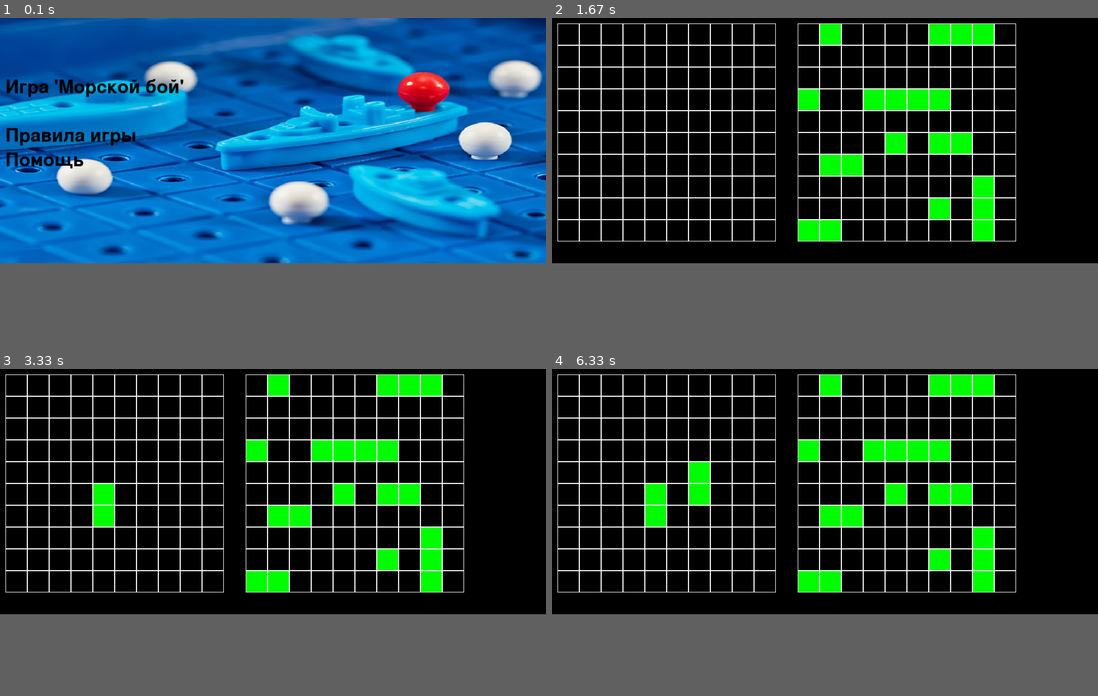
Above: before the commit, frames 1-4 (two rows, left to right).
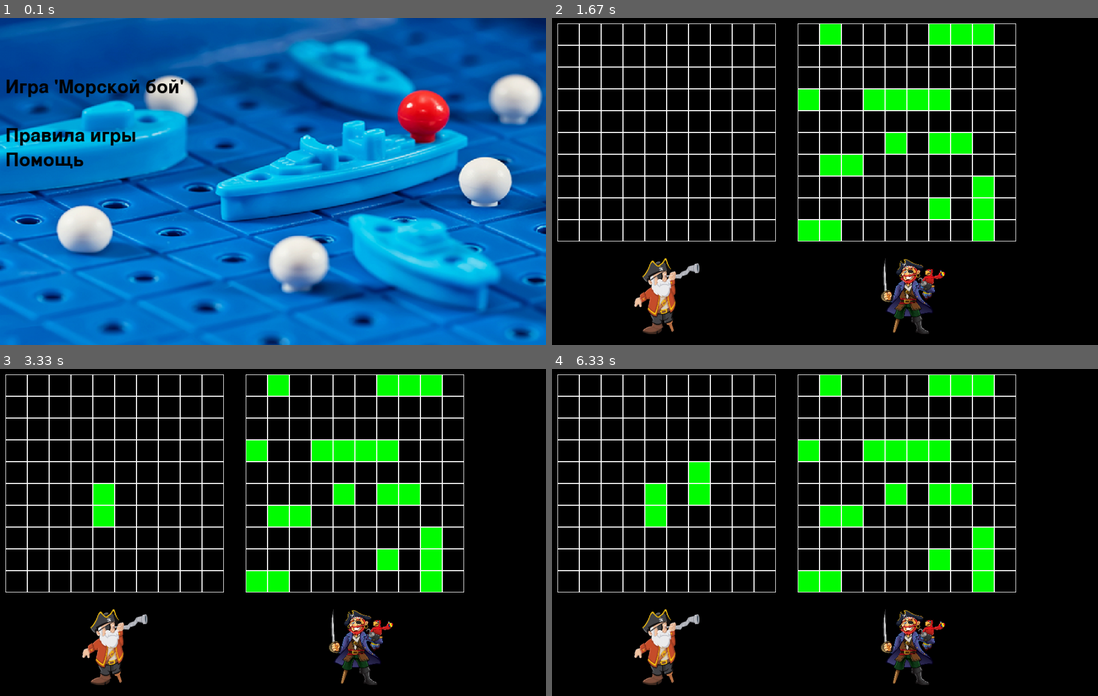
Above: after the commit, the same moments.

Repository: EkaterinaKopytina-Zhemchuzhnikova/pygame_project
Game: pygame game, started from board.py
Same seed, same stepped clock (60 frames per second), same inputs: the game is played once before the commit and once after it.
Inputs (mouse positions are in pixels of both pictures, inside the frame that each line leads up to):
- Up to frame 1 (0.1 s): no input
- Up to frame 2 (1.67 s): hold Right 0.33-0.8 s; tap 2 at 0.83 s
- Up to frame 3 (3.33 s): click (273, 552) at 1.72 s; click (103, 483) at 3.05 s
- Up to frame 4 (6.33 s): click (693, 467) at 6.18 s
In our replay, the window is 900x405 before the commit and 900x540 after it. These sizes can differ from the game's own. Grey fills any space a smaller window leaves; there, only what the larger window draws over its background counts as a difference.

The runs differ from the first frame. In frame 1, 50% of the frame differs, in the area x 0-100%, y 2-100%; in frame 2, 2.4%; in frame 3, 2.4%; in frame 4, 2.4%.

Commit message:
с героями-пиратами

Diff:
--- a/board.py
+++ b/board.py
@@ -2,7 +2,7 @@
 from random import randint, choice
 
 pygame.init()
-size = WIDTH, HEIGHT = 1000, 450
+size = WIDTH, HEIGHT = 1000, 600
 screen = pygame.display.set_mode(size)
 
 
@@ -484,7 +484,7 @@
     text_w = text.get_width()
     text_h = text.get_height()
 
-    create_particles((text_x, text_y, text_w, text_h))
+    create_baloon((text_x, text_y, text_w, text_h))
 
     clock = pygame.time.Clock()
     while True:
@@ -502,12 +502,12 @@
 all_sprites = pygame.sprite.Group()
 
 
-class Particle(pygame.sprite.Sprite):
+class Baloon(pygame.sprite.Sprite):
     img = [load_image("fei2.png", -1)]
     for scale in (5, 10, 20):
         img.append(pygame.transform.scale(img[0], (scale, scale)))
 
-    def __init__(self, dx, dy, mess_rect):
+    def __init__(self, mess_rect):
         super().__init__(all_sprites)
         self.image = choice(self.img)
         self.rect = self.image.get_rect()
@@ -518,18 +518,17 @@
                 break
 
     def update(self):
-        self.rect.y = self.rect.y - 1
+        self.rect.y -= 1
         if self.rect.colliderect(self.mess_rect):
             self.kill()
 
 
-def create_particles(mess_rect):
-    particle_count = 30
-    numbers = range(-5, 6)
-    for _ in range(particle_count):
-        Particle(choice(numbers), choice(numbers), mess_rect)
-
-
+def create_baloon(mess_rect):
+    baloon_count = 30
+    for _ in range(baloon_count):
+        Baloon(mess_rect)
+
+# congradulations('people')
 start_screen()
 my_board = MyBoard(10, 10)
 my_board.set_view(10, 10, 40)
@@ -564,6 +563,10 @@
                 one, two, three, four = False, False, False, True
 
     screen.fill((0, 0, 0))
+    fon1 = pygame.transform.scale(load_image('my_pirat.png'), (120, 140))
+    screen.blit(fon1, (150, 440))
+    fon2 = pygame.transform.scale(load_image('prog_pirat.png'), (120, 140))
+    screen.blit(fon2, (600, 440))
     my_board.render()
     en_board.render()
     pygame.display.flip()
Binary file added: data/my_pirat.png
Binary file added: data/prog_pirat.jpg
Binary file added: data/prog_pirat.png
